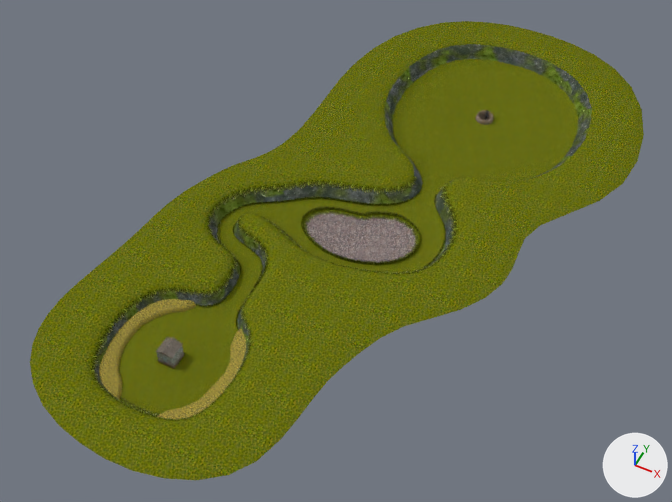
What one commit did to the Blender file Deserter/Assets/Mesh/Maps/Debug/MapOutside00.blend.
Rendered twice from a 50 mm camera at (68.8, -72.8, 135.4) aimed at (12.1, 40.6, -6.4). Arrows for +X, +Y and +Z are at lower right; the lights stay in place.

Objects in the first picture: 'brushMesh.00', 'brushMesh.01', 'homebaseMesh', 'lakebedMesh'.
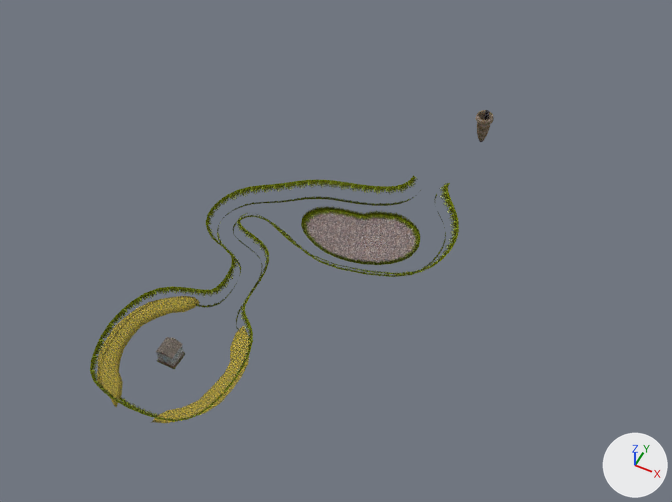
Edits to the scene script, one JSON object a line:
```json
{"op": "add", "block": "ob_homebasemesh", "code": "ob_homebasemesh.hide_set(True)"}
```

Changed parts and their boxes (x1, y1, x2, y2) in the pictures (672 x 502 px):
```json
{"object": "homebaseMesh", "change": "hidden", "before": [30, 21, 644, 480], "on screen": "yellow"}
```
